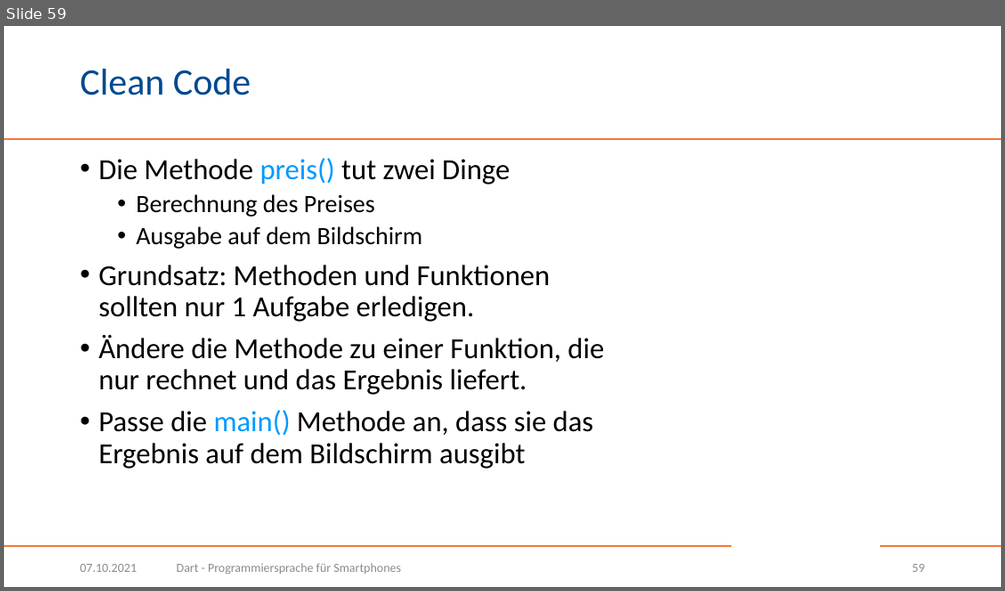
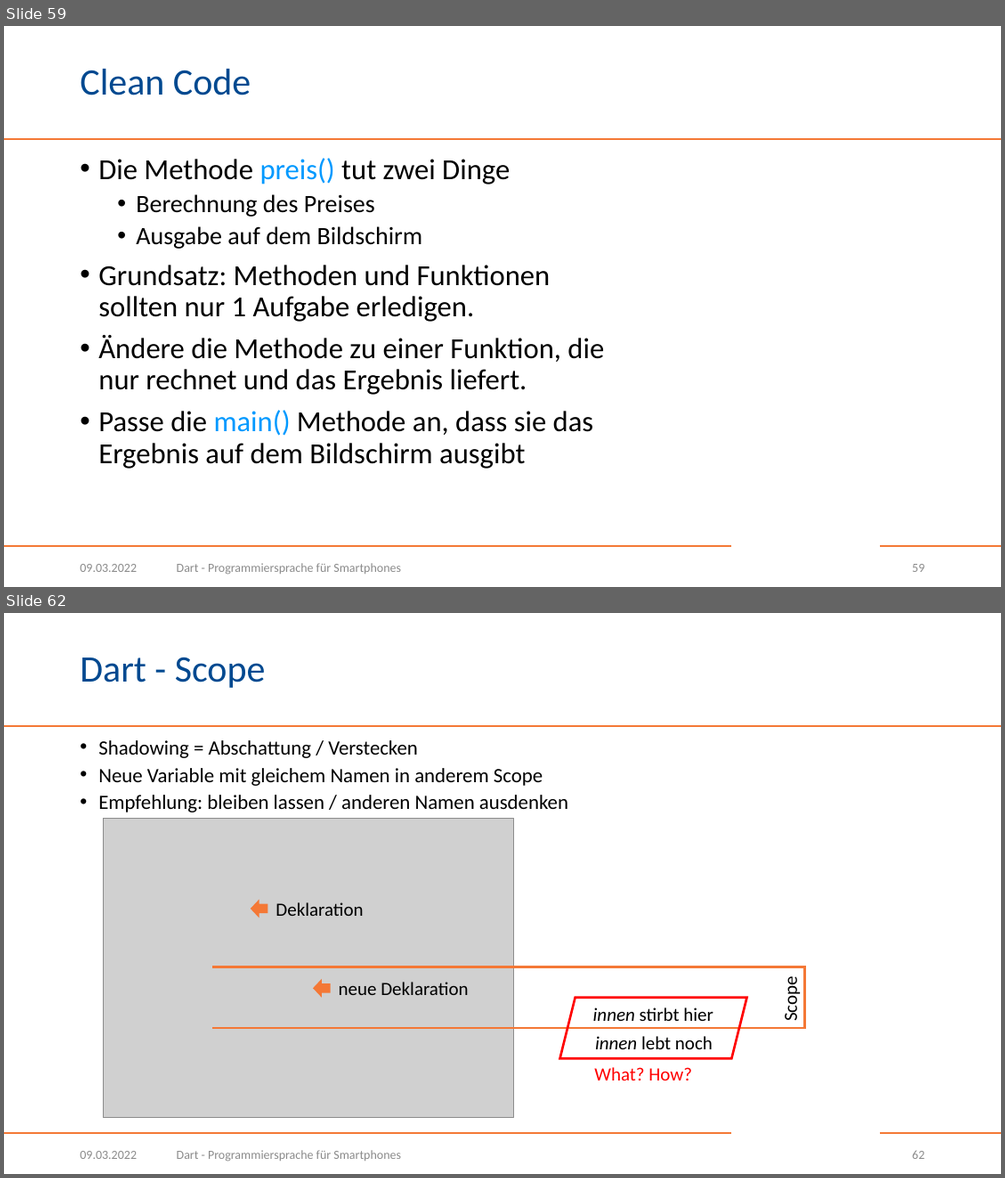
Before and after one commit to BogyMitutoyoCTL/Checklisten-App-2022.1, a slide deck: Dart.pptx. Shown one above the other, each under a label of ours: slide 59 before the commit, slides 59 and 62 after it; the slides between them are not shown. The pictures are 1005x591 and 1005x1178 pixels, drawn with LibreOffice and Linux fonts; fonts in the diff are those of the drawing; grey boxes stand for pictures; background and template pictures are left out. Boxes give left, top, right and bottom in pixels: in the first picture for what was removed or moved away, otherwise in the second. Text is boxed around its words. In the diff, an @@ line names an element or a change of style, - is before the commit and + after.

Commit message:
Dart presentation: add chapters for scope and lambdas

```diff
--- a/Dart.pptx
+++ b/Dart.pptx
@@ slide 62 added at bbox=[4, 613, 1001, 1174], background #FFFFFF; not listed: 3 template elements that a slide beside it also shows @@
@@ title added at bbox=[80, 657, 266, 688], 36 pt, text #004990 @@
+Dart - Scope
@@ text added at bbox=[98, 740, 568, 812], 19.6 pt, text #000000 @@
+• Shadowing = Abschattung / Verstecken
+• Neue Variable mit gleichem Namen in anderem Scope
+• Empfehlung: bleiben lassen / anderen Namen ausdenken
@@ picture added at bbox=[104, 818, 514, 1117] @@
@@ right arrow added at bbox=[251, 900, 268, 918], fill #F47836 @@
@@ text added at bbox=[275, 902, 363, 916], 18 pt, text #000000 @@
+Deklaration
@@ right bracket added at bbox=[212, 966, 805, 1028], outline #F47836 2.25 pt @@
@@ right arrow added at bbox=[313, 979, 330, 997], fill #F47836 @@
@@ text added at bbox=[339, 981, 468, 995], 18 pt, text #000000 @@
+neue Deklaration
@@ text added at bbox=[779, 981, 802, 1020], 18 pt, text #000000 @@
+Scope
@@ parallelogram added at bbox=[560, 997, 747, 1059], outline #FF0000 2.25 pt @@
@@ text added at bbox=[593, 1007, 713, 1021], 18 pt, text #000000 @@
+innen stirbt hier
@@ text added at bbox=[595, 1036, 712, 1049], 18 pt, text #000000 @@
+innen lebt noch
@@ text added at bbox=[594, 1067, 692, 1080], 18 pt, text #FF0000 @@
+What? How?
@@ text added at bbox=[80, 1151, 137, 1159], 12 pt, text #8C8C8C @@
+09.03.2022
@@ text added at bbox=[177, 1150, 401, 1161], 12 pt, text #8C8C8C @@
+Dart - Programmiersprache für Smartphones
@@ page number added at bbox=[912, 1150, 924, 1159], 12 pt, text #8C8C8C @@
+62
@@ slide 59 changed as well @@
@@ text at bbox=[80, 564, 137, 572]: text changed @@
-07.10.2021
+09.03.2022
```
Also in this commit, not shown: 89 other slides changed, 9 other slides added.
